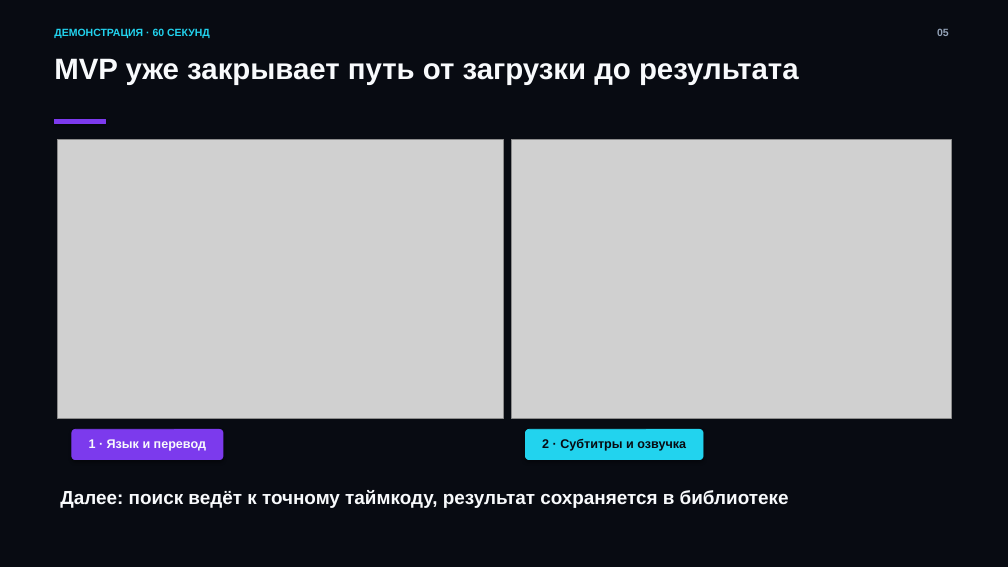
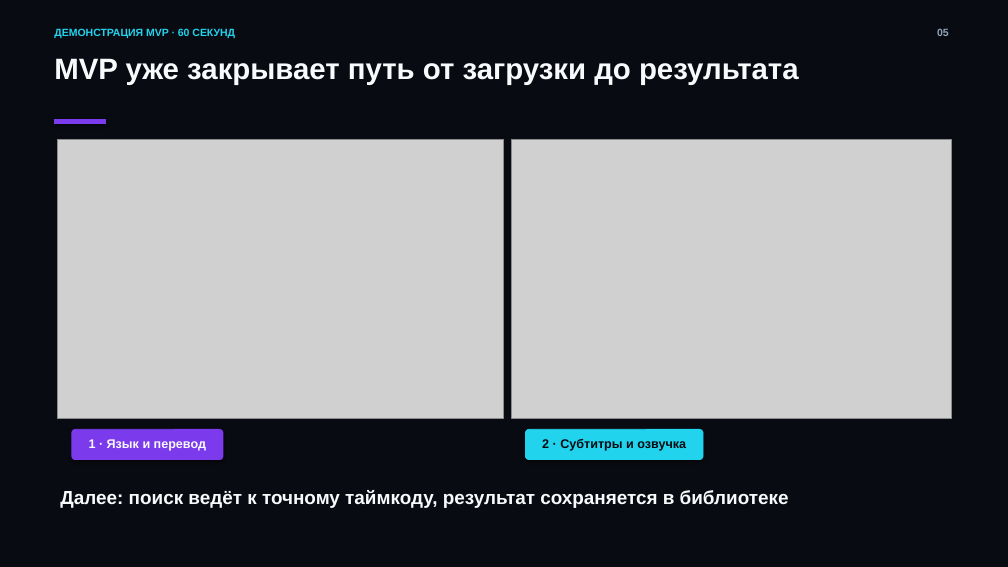
Before and after one commit to byteguru8211/Lectora, a slide deck: slide 5 of docs/presentation/lectora-hackathon-defense.pptx. Drawn at 1008x567 pixels with LibreOffice and Linux fonts; fonts in the diff are those of the drawing; grey boxes stand for pictures. Boxes give left, top, right and bottom in pixels: in the first picture for what was removed or moved away, otherwise in the second. Text is boxed around its words. In the diff, an @@ line names an element or a change of style, - is before the commit and + after.

```diff
--- a/docs/presentation/lectora-hackathon-defense.pptx
+++ b/docs/presentation/lectora-hackathon-defense.pptx
@@ text at bbox=[54, 28, 235, 38]: text changed @@
-ДЕМОНСТРАЦИЯ · 60 СЕКУНД
+ДЕМОНСТРАЦИЯ MVP · 60 СЕКУНД
```
Also in this commit, not shown: 5 other slides changed, 1 slide removed, 1 other file.
